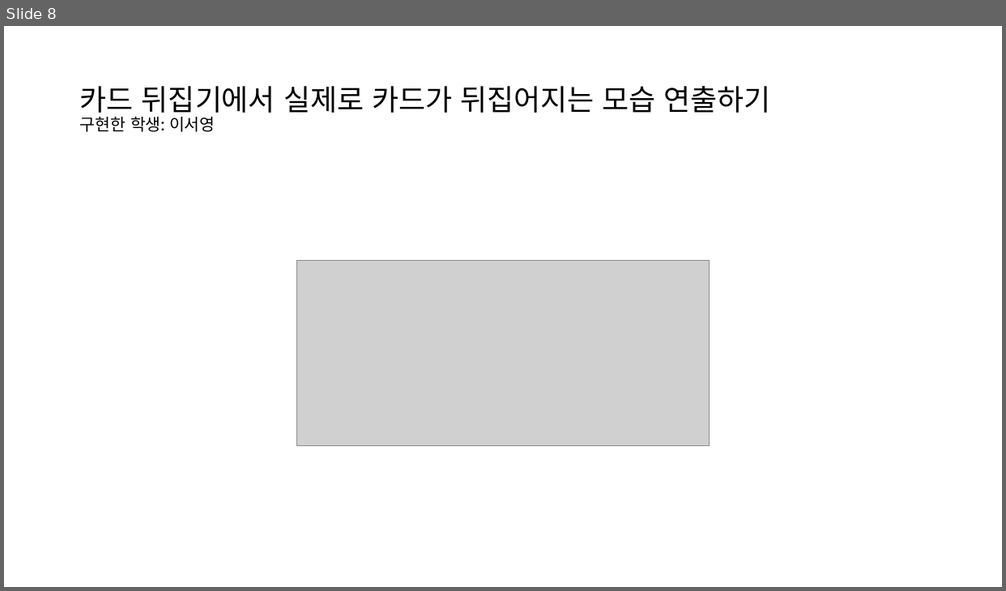
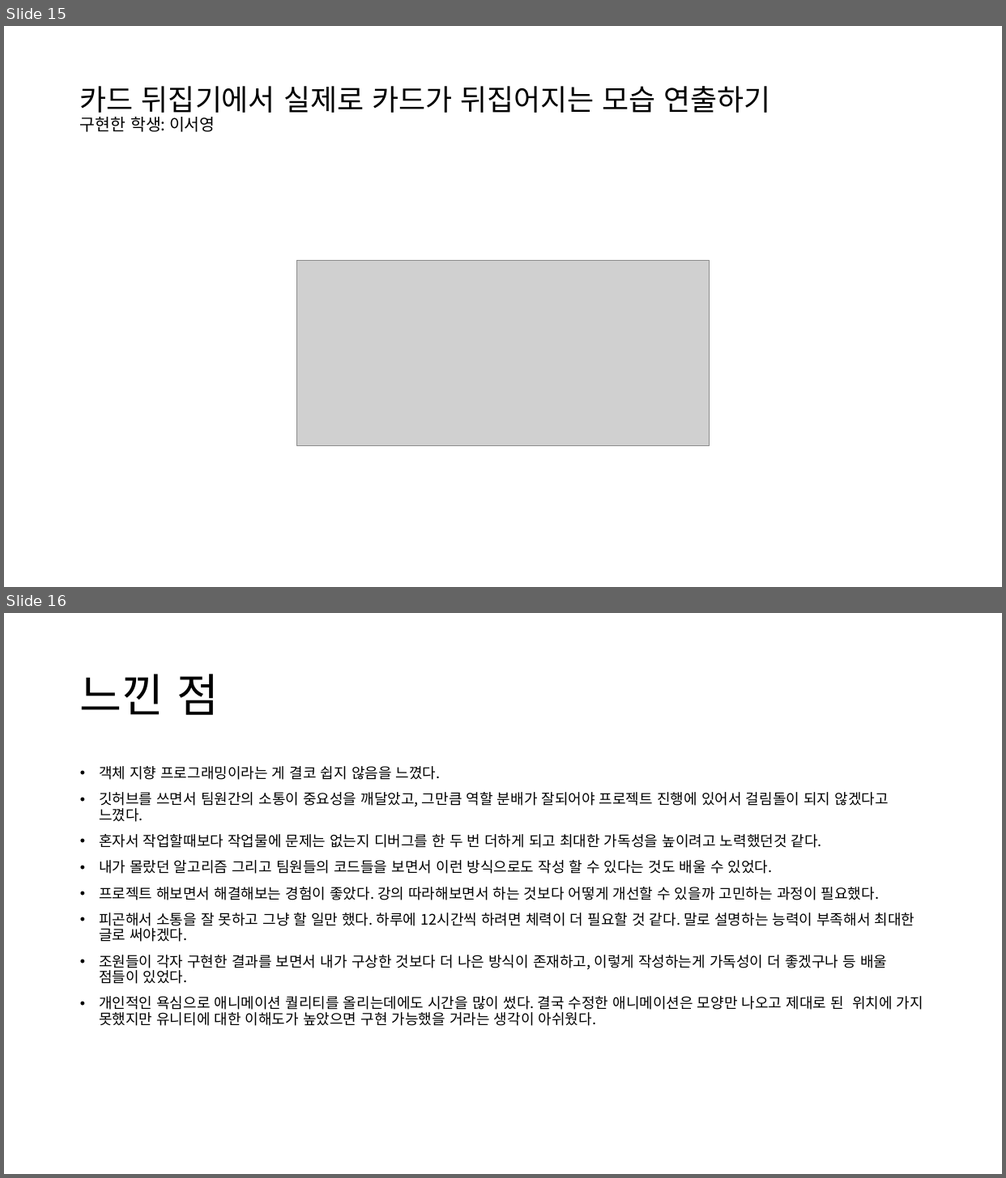
Before and after one commit to EnBalor/CardFlip, a slide deck: B-6 미니프로젝트 발표자료.pptx. Shown one above the other, each under a label of ours: slide 8 before the commit, slides 15 and 16 after it. The pictures are 1006x591 and 1006x1178 pixels, drawn with LibreOffice and Linux fonts; fonts in the diff are those of the drawing; grey boxes stand for pictures. Boxes give left, top, right and bottom in pixels: in the first picture for what was removed or moved away, otherwise in the second. Text is boxed around its words. In the diff, an @@ line names an element or a change of style, - is before the commit and + after.

```diff
--- a/B-6 미니프로젝트 발표자료.pptx
+++ b/B-6 미니프로젝트 발표자료.pptx
@@ slide 16 added at <box>4,613,1002,1174</box>, background #FFFFFF @@
@@ title added at <box>80,674,219,715</box>, 44 pt, text #000000 @@
+느낀 점
@@ text added at <box>99,766,923,1026</box>, 14 pt, text #000000 @@
+• 객체 지향 프로그래밍이라는 게 결코 쉽지 않음을 느꼈다.
+• 깃허브를 쓰면서 팀원간의 소통이 중요성을 깨달았고, 그만큼 역할 분배가 잘되어야 프로젝트 진행에 있어서 걸림돌이 되지 않겠다고 느꼈다.
+• 혼자서 작업할때보다 작업물에 문제는 없는지 디버그를 한 두 번 더하게 되고 최대한 가독성을 높이려고 노력했던것 같다.
+• 내가 몰랐던 알고리즘 그리고 팀원들의 코드들을 보면서 이런 방식으로도 작성 할 수 있다는 것도 배울 수 있었다.
+• 프로젝트 해보면서 해결해보는 경험이 좋았다. 강의 따라해보면서 하는 것보다 어떻게 개선할 수 있을까 고민하는 과정이 필요했다.
+• 피곤해서 소통을 잘 못하고 그냥 할 일만 했다. 하루에 12시간씩 하려면 체력이 더 필요할 것 같다. 말로 설명하는 능력이 부족해서 최대한 글로 써야겠다.
+• 조원들이 각자 구현한 결과를 보면서 내가 구상한 것보다 더 나은 방식이 존재하고, 이렇게 작성하는게 가독성이 더 좋겠구나 등 배울 점들이 있었다.
+• 개인적인 욕심으로 애니메이션 퀄리티를 올리는데에도 시간을 많이 썼다. 결국 수정한 애니메이션은 모양만 나오고 제대로 된 위치에 가지 못했지만 유니티에 대한 이해도가 높았으면 구현 가능했을 거라는 생각이 아쉬웠다.
@@ what was slide 8 is now slide 15 @@
```
Also in this commit, not shown: 1 slide changed, 8 other slides added, 1 other file.
